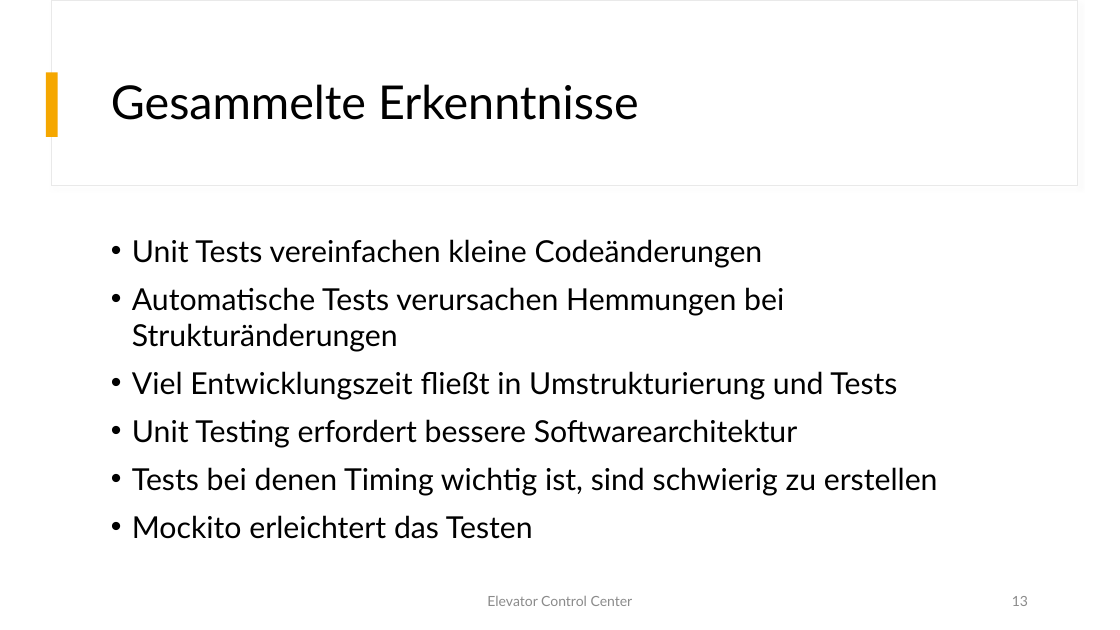
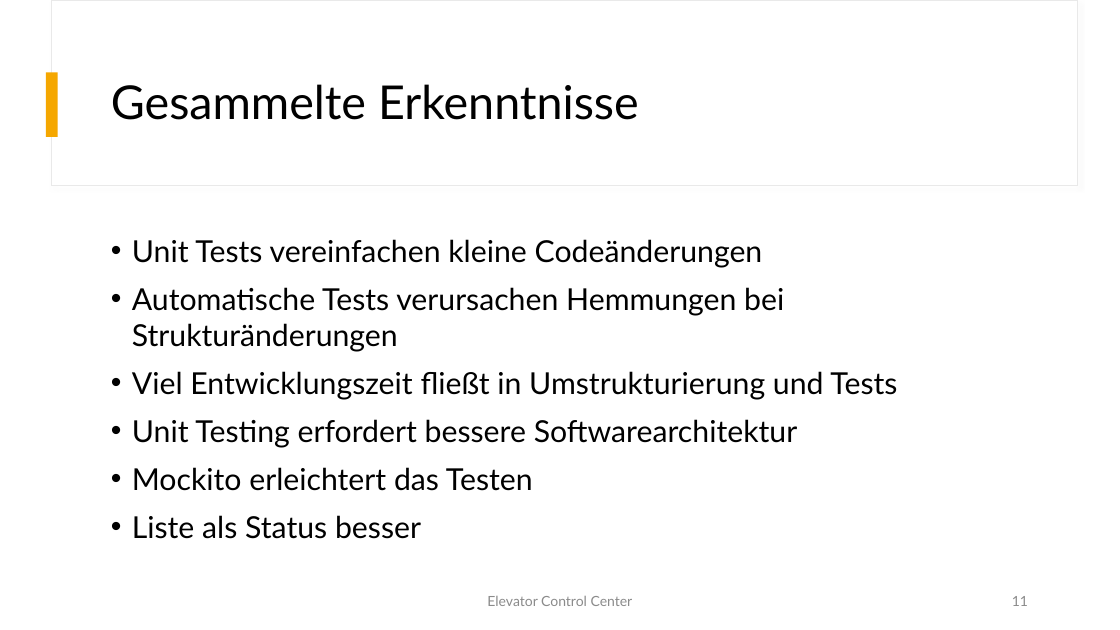
Before and after one commit to fhhagenberg-sqe-esd-ws20/elevator-control-center-team-c, a slide deck: slide 11 of doc/Presentation/Elevator_Control_Center.pptx (slide 13 before the commit). Drawn at 1120x630 pixels with LibreOffice and Linux fonts; fonts in the diff are those of the drawing. Boxes give left, top, right and bottom in pixels: in the first picture for what was removed or moved away, otherwise in the second. Text is boxed around its words. In the diff, an @@ line names an element or a change of style, - is before the commit and + after.

```diff
--- a/doc/Presentation/Elevator_Control_Center.pptx
+++ b/doc/Presentation/Elevator_Control_Center.pptx
@@ text at (132,467,938,495): paragraph removed @@
-• Tests bei denen Timing wichtig ist, sind schwierig zu erstellen
@@ text at (132,515,421,539): paragraph added @@
+• Liste als Status besser
@@ page number at (1012,596,1028,606): text changed @@
-13
+11
```
Also in this commit, not shown: 7 other slides changed, 2 slides removed, 1 other file.
